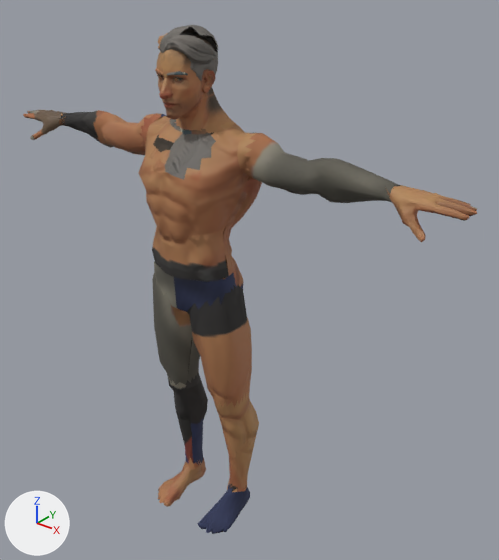
Two versions of the glTF model modely/postavy/npc/npc_mestan_telo.gltf, one commit apart.
Rendered twice from a camera (50 mm lens) standing at (1.503, -1.573, 2.053) and looking at (0.121, 0.155, 0.982). Every picture has the same lights, and +X, +Y and +Z are marked at lower left. The picture after the commit comes second. Vertices at exactly the same position are counted once.

Before the edit, the objects in view are built like this:
```python
ob_npc_mestan_hair_simpleparted = bpy.data.objects.new('npc_mestan_hair_simpleparted', me_plane_002)
ob_npc_mestan_hair_simpleparted.location = (0.0, 0.0, 0.0)
ob_npc_mestan_telo_chodidla = bpy.data.objects.new('npc_mestan_telo_chodidla', me_npc_mestan_telo_chodidla)
ob_npc_mestan_telo_chodidla.location = (0.0, 0.0, 0.0)
ob_npc_mestan_telo_dekolt = bpy.data.objects.new('npc_mestan_telo_dekolt', me_npc_mestan_telo_dekolt)
ob_npc_mestan_telo_dekolt.location = (0.0, 0.0, 0.0)
ob_npc_mestan_telo_lytka = bpy.data.objects.new('npc_mestan_telo_lytka', me_npc_mestan_telo_lytka)
ob_npc_mestan_telo_lytka.location = (0.0, 0.0, 0.0)
ob_npc_mestan_telo_paze = bpy.data.objects.new('npc_mestan_telo_paze', me_npc_mestan_telo_paze)
ob_npc_mestan_telo_paze.location = (0.0, 0.0, 0.0)
ob_npc_mestan_telo_ruce = bpy.data.objects.new('npc_mestan_telo_ruce', me_npc_mestan_telo_ruce)
ob_npc_mestan_telo_ruce.location = (0.0, 0.0, 0.0)
ob_npc_mestan_telo_stehna = bpy.data.objects.new('npc_mestan_telo_stehna', me_npc_mestan_telo_stehna)
ob_npc_mestan_telo_stehna.location = (0.0, 0.0, 0.0)
ob_npc_mestan_telo_trup = bpy.data.objects.new('npc_mestan_telo_trup', me_npc_mestan_telo_trup)
ob_npc_mestan_telo_trup.location = (0.0, 0.0, 0.0)
# also in view: 'npc_mestan_telo_hlava' at (0.0, 0.007, 1.669)
```
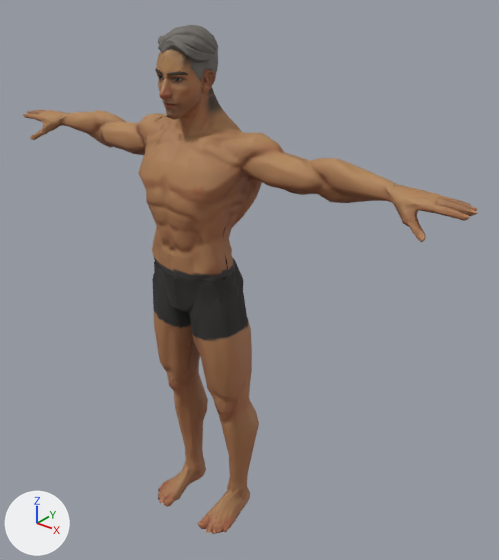
The change, as a list of edits to the scene's bpy script:
```text
Change me_npc_mestan_telo_chodidla:
    where me_npc_mestan_telo_chodidla.from_pydata(...)  # 355 vertices, 532 faces; spans x -0.185..0.185, y -0.128..0.142, z -0.009..0.137
    me_npc_mestan_telo_chodidla part 1: texture (UV) coordinates of 532 of 532 faces, centred in x -0.185..0.185, y -0.126..0.141, z -0.007..0.107, changed; they spanned u 0.01..0.99, v 0.01..0.94 and now span u 0.01..0.95, v 0.01..0.98
Change me_npc_mestan_telo_dekolt:
    remove me_npc_mestan_telo_dekolt.from_pydata(...)  # 138 vertices, 190 faces; spans x -0.126..0.126, y -0.11..0.152, z 1.407..1.566
    add me_npc_mestan_telo_dekolt.from_pydata(...)  # 97 vertices, 124 faces; spans x -0.103..0.103, y -0.09..0.152, z 1.439..1.558
    me_npc_mestan_telo_dekolt part 2
    41 vertices are removed from x -0.126..0.126, y -0.11..0.149, z 1.407..1.566
    66 faces are deleted
    me_npc_mestan_telo_dekolt part 3: 124 kept faces spanning x -0.103..0.103, y -0.09..0.152, z 1.439..1.558 get new texture (UV) coordinates
Change me_npc_mestan_telo_lytka:
    where me_npc_mestan_telo_lytka.from_pydata(...)  # 286 vertices, 386 faces; spans x -0.191..0.191, y -0.031..0.161, z 0.055..0.577
    me_npc_mestan_telo_lytka part 4: texture (UV) coordinates of 386 of 386 faces, centred in x -0.191..0.191, y -0.027..0.156, z 0.067..0.554, changed; they spanned u 0.26..0.99, v 0.14..0.91 and now span u 0.18..0.87, v 0.58..0.98
Change me_npc_mestan_telo_paze:
    where me_npc_mestan_telo_paze.from_pydata(...)  # 335 vertices, 496 faces; spans x -0.721..0.721, y 0.003..0.16, z 1.365..1.539
    me_npc_mestan_telo_paze part 5: texture (UV) coordinates of 496 of 496 faces, centred in x -0.71..0.71, y 0.006..0.159, z 1.367..1.535, changed; they spanned u 0.01..0.99, v 0.01..0.99 and now span u 0.03..0.99, v 0.01..0.98
Change me_npc_mestan_telo_ruce:
    where me_npc_mestan_telo_ruce.from_pydata(...)  # 806 vertices, 1106 faces; spans x -0.93..0.93, y -0.03..0.11, z 1.37..1.47
    me_npc_mestan_telo_ruce part 6: texture (UV) coordinates of 1106 of 1106 faces, centred in x -0.93..0.93, y -0.02..0.11, z 1.37..1.47, changed; they spanned u 0.01..0.96, v 0.15..0.96 and now span u 0.01..0.96, v 0.01..0.9
Change me_npc_mestan_telo_stehna:
    where me_npc_mestan_telo_stehna.from_pydata(...)  # 233 vertices, 300 faces; spans x -0.196..0.196, y -0.091..0.141, z 0.523..1.022
    me_npc_mestan_telo_stehna part 7: texture (UV) coordinates of 300 of 300 faces, centred in x -0.193..0.193, y -0.076..0.138, z 0.547..1.008, changed; they spanned u 0.09..0.81, v 0.01..0.79 and now span u 0.09..0.64, v 0.67..0.85
Change me_npc_mestan_telo_trup:
    remove me_npc_mestan_telo_trup.from_pydata(...)  # 414 vertices, 562 faces; spans x -0.242..0.242, y -0.128..0.163, z 0.89..1.557
    add me_npc_mestan_telo_trup.from_pydata(...)  # 432 vertices, 584 faces; spans x -0.242..0.242, y -0.128..0.163, z 0.89..1.566
    me_npc_mestan_telo_trup part 8: 6 vertices moved from x -0.194..0.194, y -0.013..0.162, z 1.413..1.553 to x -0.19..0.19, y -0.019..0.162, z 1.404..1.562; 33 vertices removed from x -0.154..0.154, y -0.123..0.149, z 1.377..1.549; 50 vertices added at x -0.176..0.176, y -0.119..0.142, z 1.381..1.566
    me_npc_mestan_telo_trup part 9: 1 vertex removed from x 0.118, y -0.087, z 1.283; 2 vertices added at x 0.095..0.124, y -0.098..-0.082, z 1.273..1.283
    me_npc_mestan_telo_trup part 10: 130 kept faces spanning x -0.242..0.218, y -0.099..0.147, z 0.89..1.562 get new texture (UV) coordinates
```

What differs and where, as boxes (x1, y1, x2, y2) in the pictures (499 x 560 px; the box of a moved part takes in the faces that stretch with it):
part 1 of me_npc_mestan_telo_chodidla, surface changed (blue to brown)
    both: (158, 458, 250, 534)
part 2 of me_npc_mestan_telo_dekolt, deleted
    before: (148, 119, 234, 180)
part 3 of me_npc_mestan_telo_dekolt, surface changed (grey to brown)
    both: (155, 119, 215, 168)
part 4 of me_npc_mestan_telo_lytka, surface changed (black to brown)
    both: (167, 361, 259, 492)
part 5 of me_npc_mestan_telo_paze, surface changed (grey to brown)
    both: (60, 110, 403, 203)
part 6 of me_npc_mestan_telo_ruce, surface changed
    both: (26, 110, 478, 242)
part 7 of me_npc_mestan_telo_stehna, surface changed
    both: (152, 274, 251, 408)
part 8 of me_npc_mestan_telo_trup, moved or reshaped
    before: (138, 120, 249, 203)
    after: (138, 119, 249, 203)
part 9 of me_npc_mestan_telo_trup, moved or reshaped
    both: (176, 205, 222, 242)
part 10 of me_npc_mestan_telo_trup, surface changed
    both: (139, 114, 251, 312)
